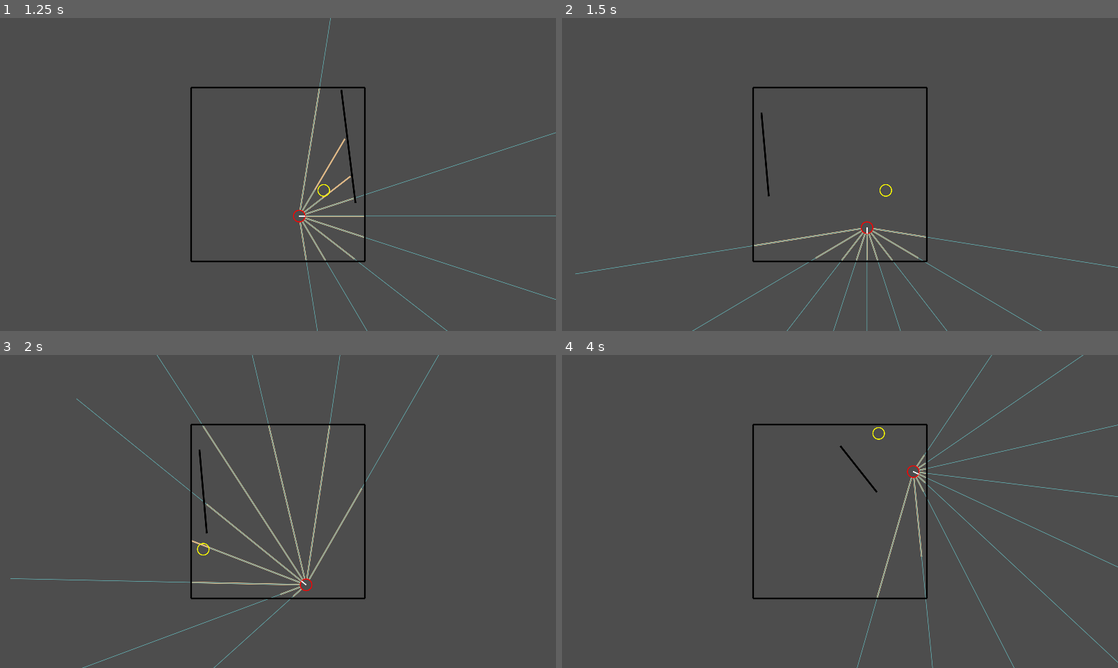
Above: before the commit, frames 1-4 (two rows, left to right).
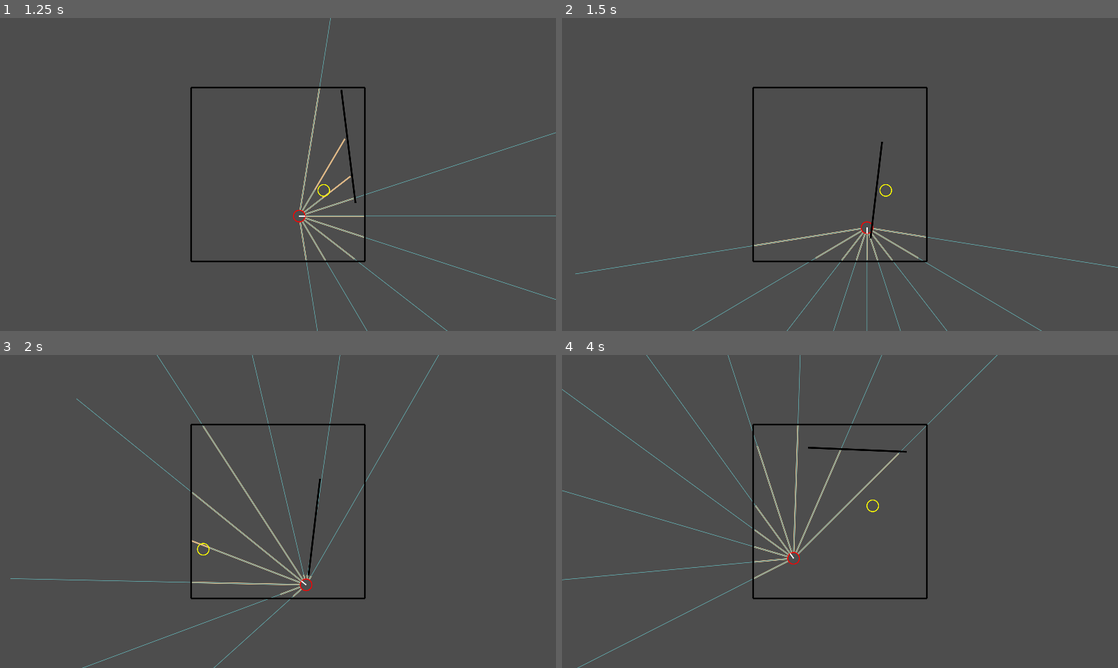
Above: after the commit, the same moments.

Repository: stokatyan/godot-ai
Game: Godot game, scene res://FindCoinGame/FCGEnv.tscn
Two runs of this game, one before a commit and one after it. Both use one fixed random seed, a clock stepped at 60 frames per second and the inputs below.
Inputs:
- Up to frame 1 (1.25 s): tap Enter at 0.5 s; hold D from 0.53 s (still down); hold Enter from 0.53 s (still down)
- Up to frame 2 (1.5 s): tap Space at 1.25 s; release D at 1.28 s; release Enter at 1.28 s; hold S from 1.28 s (still down); tap N at 1.35 s
- Up to frame 3 (2 s): keep holding S
- Up to frame 4 (4 s): release S at 2.03 s; hold D 2.03-2.78 s; tap 1 at 2.1 s; tap Enter at 2.75 s; hold Up 2.78-3.53 s; tap 2 at 2.85 s; tap Space at 3.5 s; hold A from 3.53 s (still down); tap 3 at 3.6 s

Frame 1 is identical in both runs. In frame 2, 0.2% of the frame differs, in the area x 35-58%, y 30-71%; in frame 3, 0.5%; in frame 4, 2.6%, in the area x 0-100%, y 0-100%.
Error in both runs: Cannot call method 'poll' on a null value. (res://AI/AIServerTCP.gd:40)

Commit message:
decrease sim count increase step count

Diff:
--- a/godot-ai-client/FindCoinGame/FCGEnv.gd
+++ b/godot-ai-client/FindCoinGame/FCGEnv.gd
@@ -49,10 +49,10 @@
 	return FCGSimulation.new() as FCGSimulation
 
 func get_simulation_count() -> int:
-	return 50
+	return 35
 
 func get_steps_in_round() -> int:
-	return 30
+	return 40
 
 func get_state_dim() -> int:
 	return _example_sim.get_game_state().size()
